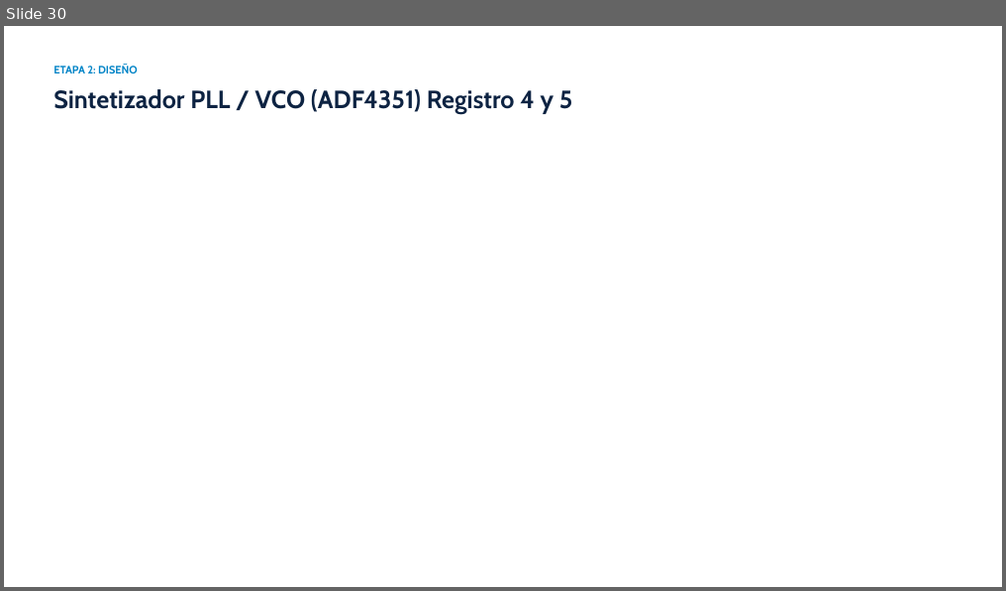
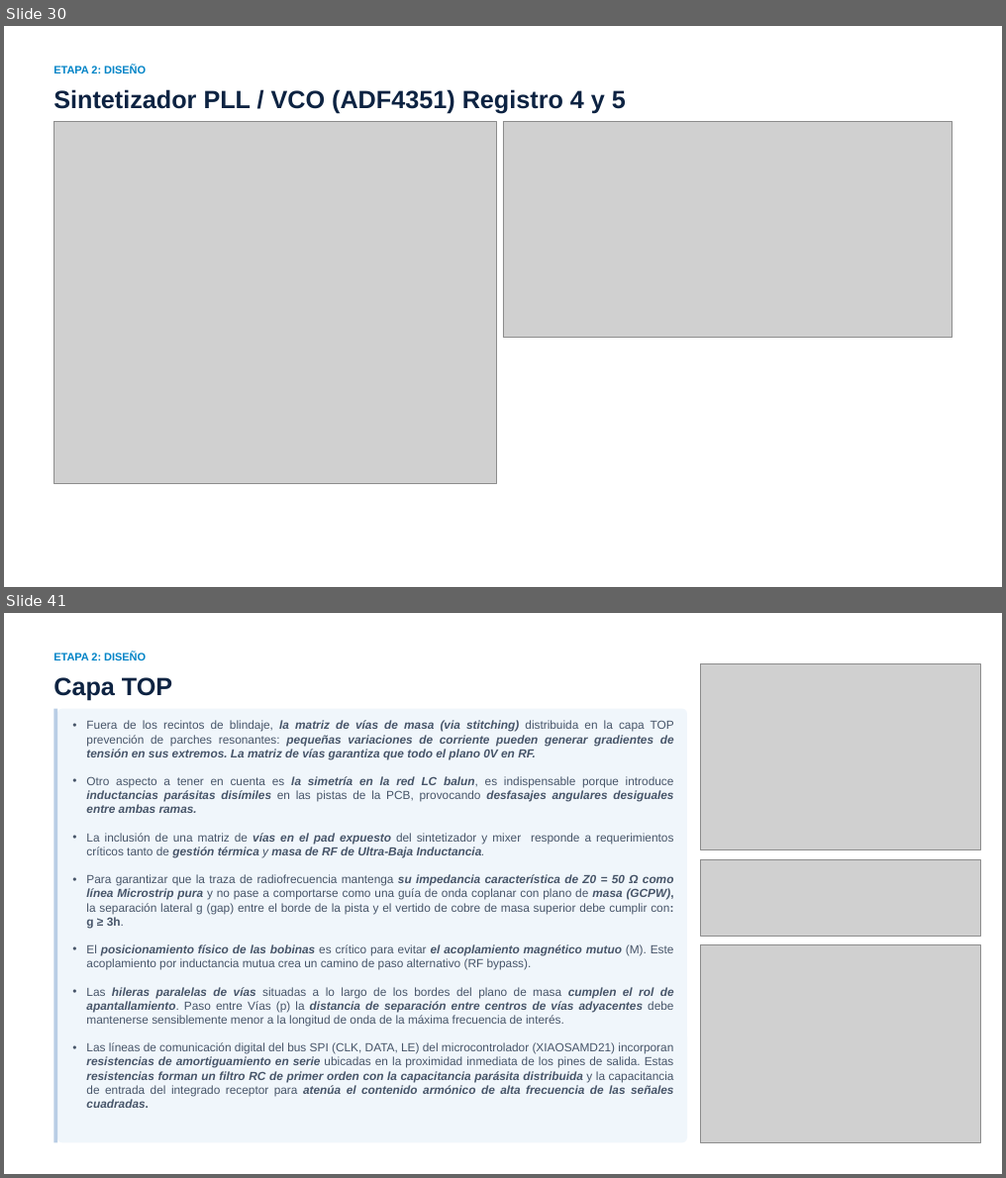
Before and after one commit to marian1911/CUBESAT_Transponder, a slide deck: PI/Presentacion/Presentación de Tesis - Transponder CubeSat.pptx. Shown one above the other, each under a label of ours: slide 30 before the commit, slides 30 and 41 after it; the slides between them are not shown. The pictures are 1006x591 and 1006x1178 pixels, drawn with LibreOffice and Linux fonts; fonts in the diff are those of the drawing; grey boxes stand for pictures. Boxes give left, top, right and bottom in pixels: in the first picture for what was removed or moved away, otherwise in the second. Text is boxed around its words. In the diff, an @@ line names an element or a change of style, - is before the commit and + after.

```diff
--- a/PI/Presentacion/Presentación de Tesis - Transponder CubeSat.pptx
+++ b/PI/Presentacion/Presentación de Tesis - Transponder CubeSat.pptx
@@ slide 41 added at (4, 613, 1002, 1174), background #FFFFFF @@
@@ text added at (54, 653, 146, 663), 10.5 pt, text #0284C7, bold @@
+ETAPA 2: DISEÑO
@@ picture added at (700, 663, 980, 851) @@
@@ text added at (54, 677, 172, 701), 24 pt, text #0D2342, bold @@
+Capa TOP
@@ rectangle added at (54, 709, 57, 1143), fill #B9CDE5 @@
@@ rounded rectangle added at (57, 709, 687, 1143), fill #F0F6FB @@
@@ text added at (86, 720, 674, 1108), 11.2 pt, text #475569 @@
+• Fuera de los recintos de blindaje, la matriz de vías de masa (via stitching) distribuida en la capa TOP prevención de parches resonantes: pequeñas variaciones de corriente pueden generar gradientes de tensión en sus extremos. La matriz de vías garantiza que todo el plano 0V en RF.
+• Otro aspecto a tener en cuenta es la simetría en la red LC balun, es indispensable porque introduce inductancias parásitas disímiles en las pistas de la PCB, provocando desfasajes angulares desiguales entre ambas ramas.
+• La inclusión de una matriz de vías en el pad expuesto del sintetizador y mixer responde a requerimientos críticos tanto de gestión térmica y masa de RF de Ultra-Baja Inductancia.
+• Para garantizar que la traza de radiofrecuencia mantenga su impedancia característica de Z0 = 50 Ω como línea Microstrip pura y no pase a comportarse como una guía de onda coplanar con plano de masa (GCPW), la separación lateral g (gap) entre el borde de la pista y el vertido de cobre de masa superior debe cumplir con: g ≥ 3h.
+• El posicionamiento físico de las bobinas es crítico para evitar el acoplamiento magnético mutuo (M). Este acoplamiento por inductancia mutua crea un camino de paso alternativo (RF bypass).
+• Las hileras paralelas de vías situadas a lo largo de los bordes del plano de masa cumplen el rol de apantallamiento. Paso entre Vías (p) la distancia de separación entre centros de vías adyacentes debe mantenerse sensiblemente menor a la longitud de onda de la máxima frecuencia de interés.
+• Las líneas de comunicación digital del bus SPI (CLK, DATA, LE) del microcontrolador (XIAOSAMD21) incorporan resistencias de amortiguamiento en serie ubicadas en la proximidad inmediata de los pines de salida. Estas resistencias forman un filtro RC de primer orden con la capacitancia parásita distribuida y la capacitancia de entrada del integrado receptor para atenúa el contenido armónico de alta frecuencia de las señales cuadradas.
@@ picture added at (700, 860, 980, 936) @@
@@ picture added at (700, 946, 980, 1144) @@
@@ slide 30 changed as well @@
@@ text "ETAPA 2: DISEÑO" at (54, 66, 146, 76): font Cabin to Arial @@
@@ text "Sintetizador PLL / VCO (ADF4351) ..." at (54, 89, 626, 114): font Cabin to Arial @@
@@ picture added at (54, 121, 497, 483) @@
@@ picture added at (503, 121, 952, 338) @@
```
Also in this commit, not shown: 31 other slides changed, 13 other slides added, 4 slides removed, 16 other files.
